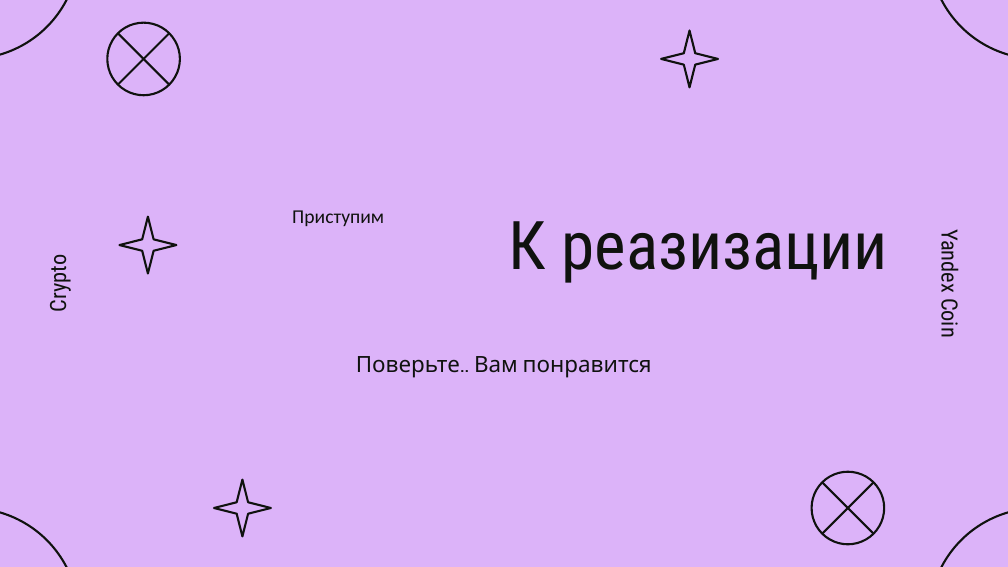
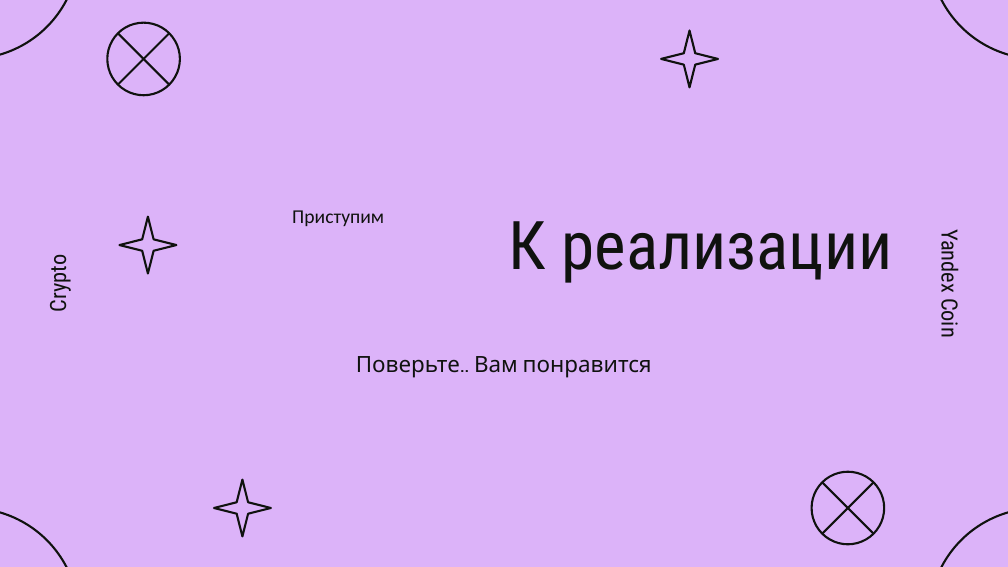
Before and after one commit to soslaxx/LastDep, a slide deck: slide 5 of dreamprojectdefense.pptx. Drawn at 1008x567 pixels with LibreOffice and Linux fonts; fonts in the diff are those of the drawing; background and template pictures are left out. Boxes give left, top, right and bottom in pixels: in the first picture for what was removed or moved away, otherwise in the second. Text is boxed around its words. In the diff, an @@ line names an element or a change of style, - is before the commit and + after.

```diff
--- a/dreamprojectdefense.pptx
+++ b/dreamprojectdefense.pptx
@@ title at bbox=[508, 221, 892, 283]: text changed @@
-К реазизации
+К реализации
```
Also in this commit, not shown: 1 other slide changed.
